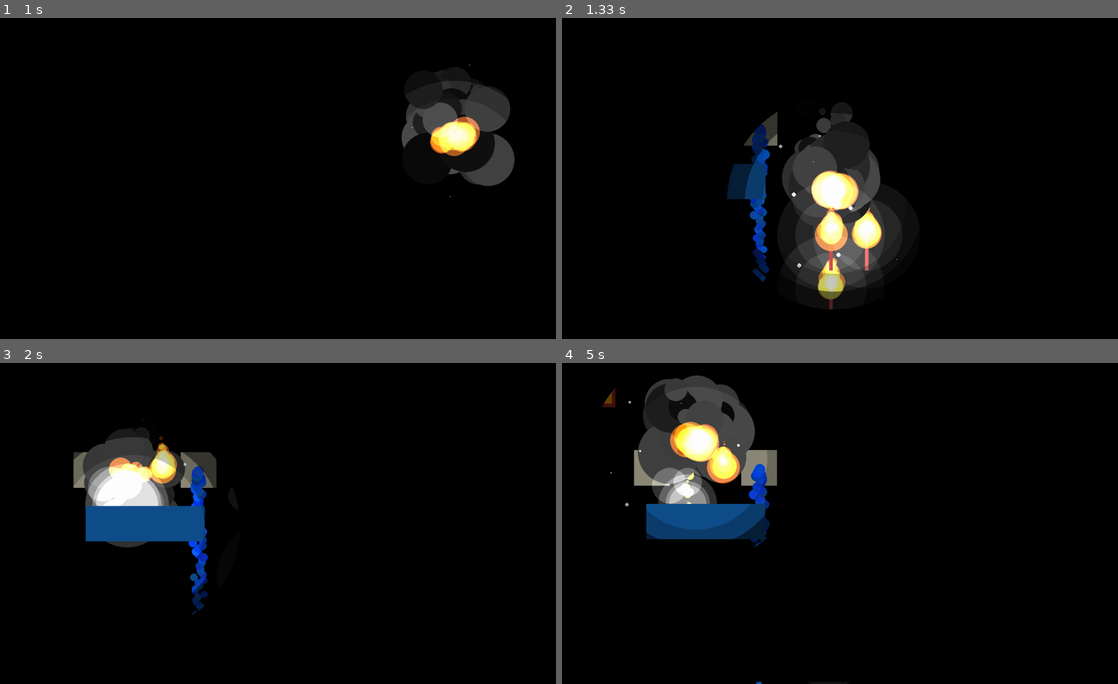
Above: before the commit, frames 1-4 (two rows, left to right).
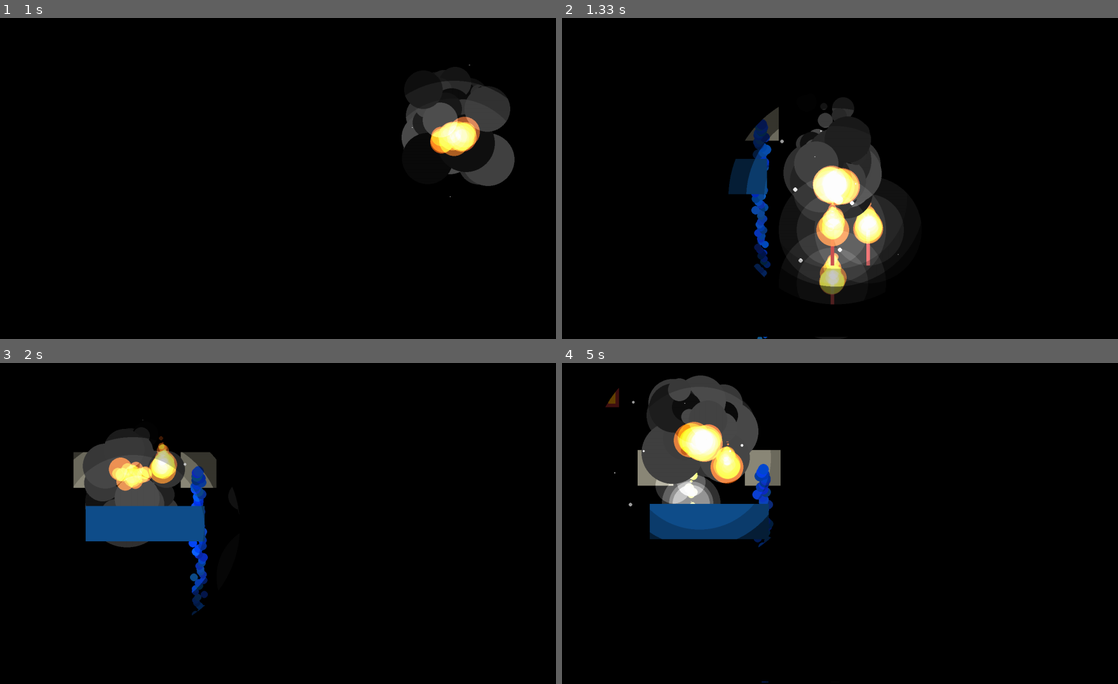
Above: after the commit, the same moments.

Repository: binnev/pygame_sandbox
Game: pygame game, started from vfx_sandbox/lighting_test.py
Two runs of this game, one before a commit and one after it. Both use one fixed random seed, a clock stepped at 60 frames per second and the inputs below.
Inputs (mouse positions are in pixels of both pictures, inside the frame that each line leads up to):
- Up to frame 1 (1 s): click (272, 178) at 0.38 s; hold D from 0.67 s (still down); click (455, 168) at 0.75 s
- Up to frame 2 (1.33 s): release D at 1.13 s; hold W from 1.17 s (still down); click (834, 200) at 1.25 s
- Up to frame 3 (2 s): release W at 1.47 s; hold D 1.5-1.97 s; click (133, 526) at 1.58 s
- Up to frame 4 (5 s): hold A 2-2.53 s; click (890, 594) at 2.08 s; hold S 2.57-2.87 s; click (650, 597) at 2.65 s; hold A 2.9-3.3 s; click (917, 411) at 2.98 s; hold W 3.33-3.7 s; click (1040, 635) at 3.42 s; hold D 3.73-4.37 s; click (901, 552) at 3.82 s; hold S 4.4-4.77 s; click (845, 414) at 4.48 s; hold A from 4.8 s (still down); click (695, 459) at 4.88 s

Frame 1 is identical in both runs. In frame 2, 3.7% of the frame differs, in the area x 29-61%, y 27-100%; in frame 3, 1.6%; in frame 4, 3.4%.

Commit message:
removed some groups

Diff:
--- a/vfx_sandbox/lighting_test.py
+++ b/vfx_sandbox/lighting_test.py
@@ -376,14 +376,10 @@
     background = Group()
     midground = Group()
     foreground = Group()
-    lighting = Group()
-    lighting2 = Group()
     shadows = Group()
     groups = [
         background,
         midground,
-        lighting,
-        lighting2,
         foreground,
         shadows,
     ]
@@ -395,22 +391,22 @@
         Torch(900, 600),
         Fountain(400, 300, color=Color("greenyellow")),
     )
-    foreground.add(Block(450, 450, 333, 99, Color("dodgerblue4")),)
-    lighting.add(
+    midground.add(
         Glow(400, 400, radius=100, variance=20, period=360),
         Glow(400, 400, radius=80, variance=20, period=360),
         Glow(400, 400, radius=70, variance=20, period=360),
         Glow(350, 350, radius=50, variance=10, period=100),
         Glow(400, 340, radius=40, variance=5, period=50),
+        Character(100, 100),
         Torch(800, 750),
     )
-    lighting2.add(
-        Fire(500, 300), Faucet(600, 300), Torch(800, 600),
+    foreground.add(
+        Fire(500, 300),
+        Faucet(600, 300),
+        Torch(800, 600),
+        Block(450, 450, 333, 99, Color("dodgerblue4")),
     )
     shadows.add(Shadow(150, 150, radius=200))
-    # create player
-    player = Character(100, 100)
-    midground.add(player)
 
     run = True
     pygame.draw.rect(window, Color("cyan"), (30, 40, 100, 200))
